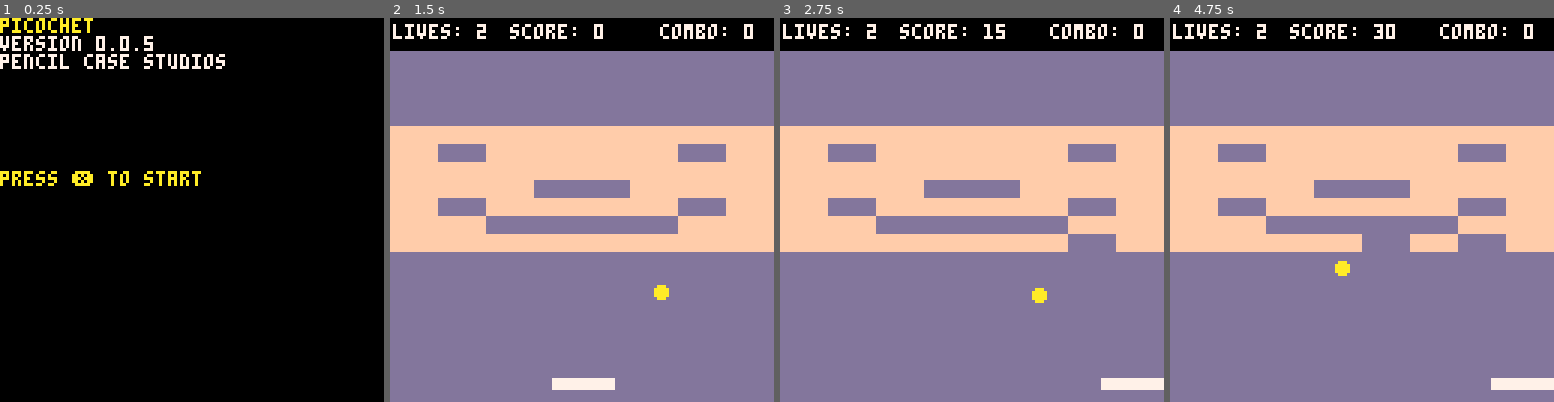
Above: before the commit, frames 1-4 (left to right).
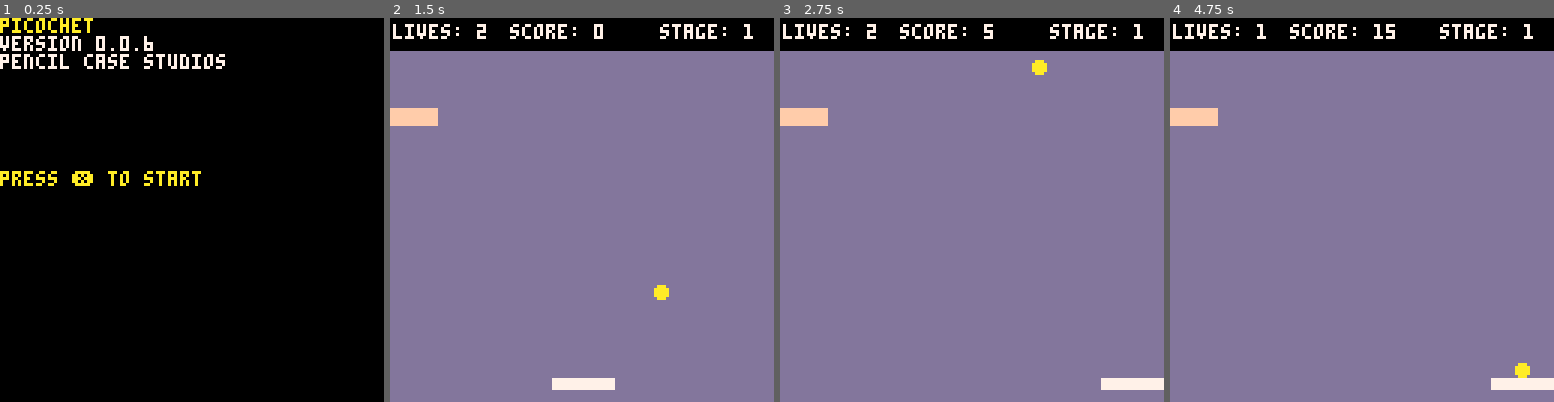
Above: after the commit, the same moments.

Repository: pencilcasestudios/picochet
Game: PICO-8 cartridge picochet.p8
Two runs of this game, one before a commit and one after it. Both use one fixed random seed, a clock stepped at 60 frames per second and the inputs below.
Inputs:
- Up to frame 1 (0.25 s): no input
- Up to frame 2 (1.5 s): tap X (X key) at 0.33, 1.07 s
- Up to frame 3 (2.75 s): hold Right 1.6-2.1 s; tap X (X key) at 1.85 s; hold Right from 2.47 s (still down)
- Up to frame 4 (4.75 s): tap X (X key) at 2.97, 4.08 s; release Right at 3.03 s; hold Left 3.08-3.58 s; hold Right 4.02-4.68 s

The runs differ from the first frame. In frame 1, less than 0.1% of the frame differs, in the area x 37-40%, y 4-8%; in frame 2, 28%, in the area x 0-100%, y 1-61%; in frame 3, 28%; in frame 4, 27%.

Commit message:
Add levels to the game play

Diff:
--- a/picochet.p8
+++ b/picochet.p8
@@ -17,7 +17,7 @@
 	debug = ""
 
 	-- game
-	game_version = "0.0.5"
+	game_version = "0.0.6"
 	game_developer = "pencil case studios"
 	game_mode = "start game"
 
@@ -47,7 +47,7 @@
 	paddle_bounce_sound = 2
 	out_of_bounds_sound = 3
 	brick_impact_sound = 4
-	win_sound = 5
+	game_win_sound = 5
 	game_over_sound = 6
 	combo_hit_0_sound = 7
 	combo_hit_1_sound = 8
@@ -58,24 +58,31 @@
 	combo_hit_6_sound = 13
 	combo_hit_7_sound = 14
 	combo_hit_8_sound = 15
-
-	brick_pattern =
-		-- "/" = end of line
-
-		-- number = number of bricks
-
-		-- "x" = one brick
-
-		-- "." = empty space
-		"8/"
-				.. "xxxxxxxx/"
-				.. "x.xxxx.x/"
-				.. "xxxxxxxx/"
-				.. "xxx..xxx/"
-				.. "x.xxxx.x/"
-				.. "xx....xx/"
-				.. "xxxxxxxx/"
-				.. "8/"
+	stage_clear_sound = 16
+
+	-- stag
+	stage_number = 1
+
+	-- brick patterns
+	-- 	"/" = end of line
+	-- 	number = number of bricks
+	-- 			"8/" = blank row
+	-- 	"x" = one brick
+	-- 	"." = empty space
+	brick_patterns = {}
+	brick_patterns[1] = "x"
+	brick_patterns[2] = "xx"
+	brick_patterns[3] = "xxx"
+	brick_patterns[4] = "xxxx"
+	brick_patterns[5] = "8/"
+			.. "xxxxxxxx/"
+			.. "x.xxxx.x/"
+			.. "xxxxxxxx/"
+			.. "xxx..xxx/"
+			.. "x.xxxx.x/"
+			.. "xx....xx/"
+			.. "xxxxxxxx/"
+			.. "8/"
 end
 
 function shadowed_text(text, x, y, shadow_colour, text_colour)
@@ -115,6 +122,10 @@
 	brick_hit_points = 20
 	combo_hit = 0
 
+	-- stage
+	stage_number = 1
+	stage = brick_patterns[stage_number]
+
 	-- bricks
 	total_bricks = 64
 	max_bricks_per_column = 8
@@ -122,9 +133,30 @@
 	brick_width = 16
 	brick_height = 6
 
-	build_bricks(brick_pattern)
+	build_bricks(stage)
 
 	serve_ball()
+end
+
+function next_stage()
+	-- paddle
+	paddle_x = 54
+	paddle_y = 120
+	paddle_deltax = 0
+
+	-- stage
+	stage_number = stage_number + 1
+
+	if stage_number > #brick_patterns then
+		sfx(game_win_sound)
+		game_win()
+	else
+		stage = brick_patterns[stage_number]
+
+		build_bricks(stage)
+
+		serve_ball()
+	end
 end
 
 function build_bricks(pattern)
@@ -322,6 +354,10 @@
 	return false
 end
 
+function stage_clear()
+	game_mode = "stage clear"
+end
+
 function game_over()
 	game_mode = "game over"
 end
@@ -384,7 +420,7 @@
 		)
 
 		print(
-			"combo: " .. combo_hit,
+			"stage: " .. stage_number,
 			90,
 			2,
 			white
@@ -423,6 +459,24 @@
 	)
 end
 
+function draw_stage_clear()
+	shadowed_text(
+		"stage clear!",
+		9,
+		51,
+		black,
+		white
+	)
+
+	shadowed_text(
+		"press ❎ to continue",
+		9,
+		61,
+		black,
+		gray
+	)
+end
+
 function draw_game_over()
 	shadowed_text(
 		"you lose?",
@@ -442,8 +496,9 @@
 end
 
 function draw_game_win()
+	cls(purple)
 	shadowed_text(
-		"you win?",
+		"congratulations! you win?",
 		9,
 		51,
 		black,
@@ -472,7 +527,7 @@
 end
 
 function update_start_game()
-	if btn(❎) then
+	if btnp(❎) then
 		-- update the game mode
 		sfx(start_sound)
 		game_mode = "play game"
@@ -506,7 +561,8 @@
 		is_button_pressed = true
 	end
 
-	if is_paddle_sticky and btnp(❎) then
+	if is_paddle_sticky
+			and btnp(❎) then
 		is_paddle_sticky = false
 	end
 
@@ -710,9 +766,9 @@
 		end
 
 		if not has_bricks_left(is_brick_visible) then
-			sfx(win_sound)
-
-			game_win()
+			sfx(stage_clear_sound)
+
+			stage_clear()
 		end
 	end
 end
@@ -727,6 +783,14 @@
 	return false
 end
 
+function update_stage_clear()
+	if btnp(❎) then
+		game_mode = "play game"
+
+		next_stage()
+	end
+end
+
 function update_game_over()
 	if btn(❎) then
 		sfx(start_sound)
@@ -737,11 +801,9 @@
 end
 
 function update_game_win()
-	if btn(❎) then
+	if btnp(❎) then
 		sfx(start_sound)
-		game_mode = "play game"
-
-		play_game()
+		game_mode = "start game"
 	end
 end
 
@@ -753,6 +815,8 @@
 		update_start_game()
 	elseif game_mode == "play game" then
 		update_play_game()
+	elseif game_mode == "stage clear" then
+		update_stage_clear()
 	elseif game_mode == "game over" then
 		update_game_over()
 	elseif game_mode == "pause game" then
@@ -767,6 +831,8 @@
 		draw_start_game()
 	elseif game_mode == "play game" then
 		draw_play_game()
+	elseif game_mode == "stage clear" then
+		draw_stage_clear()
 	elseif game_mode == "game over" then
 		draw_game_over()
 	elseif game_mode == "pause game" then
Not shown, changed: the sound effects (__sfx__) section of picochet.p8
Not shown, changed: README.md
